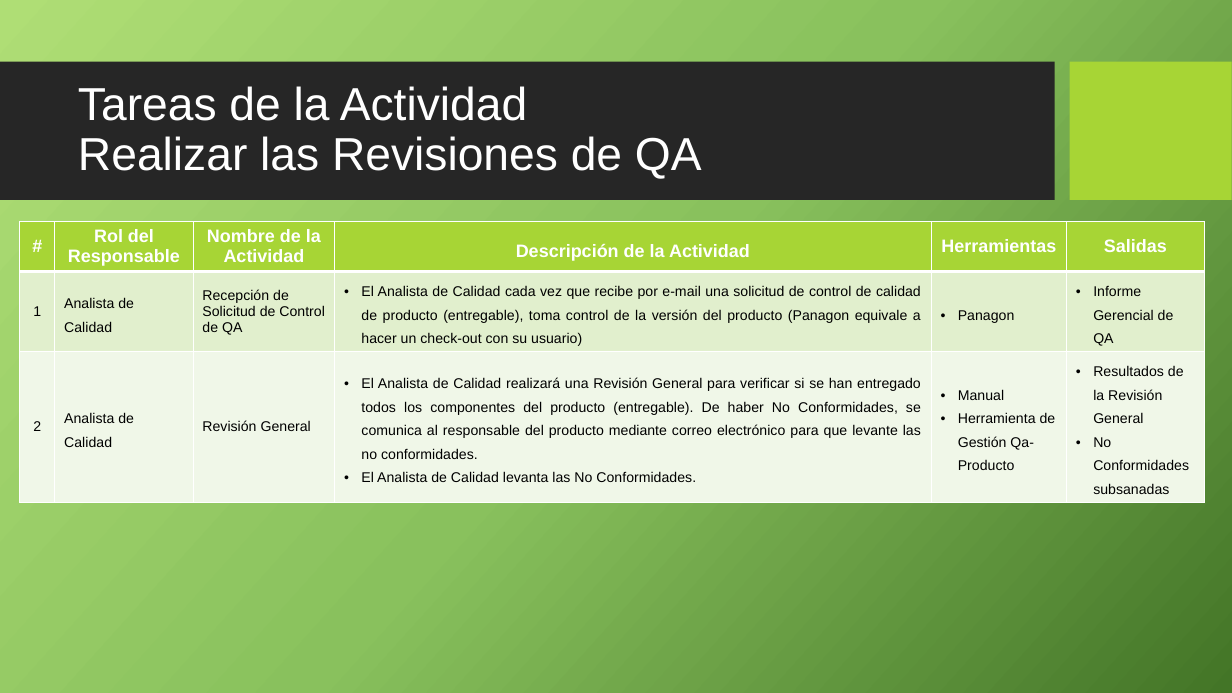
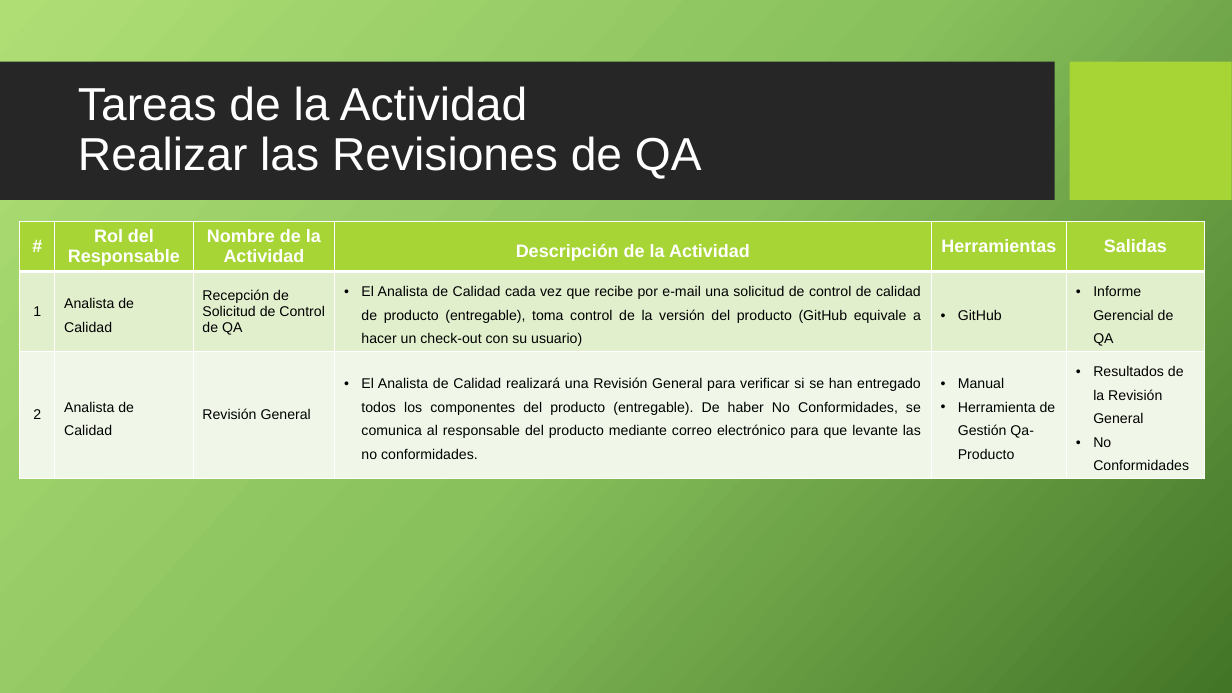
Before and after one commit to cjbensan/sistema-facturacion-inventario, a slide deck: slide 18 of CMMI-Nivel-2/PPQA/PACPPQA_0.1_2015.pptx. Drawn at 1232x693 pixels with LibreOffice and Linux fonts; fonts in the diff are those of the drawing; background and template pictures are left out. Boxes give left, top, right and bottom in pixels: in the first picture for what was removed or moved away, otherwise in the second. Text is boxed around its words. In the diff, an @@ line names an element or a change of style, - is before the commit and + after.

```diff
--- a/CMMI-Nivel-2/PPQA/PACPPQA_0.1_2015.pptx
+++ b/CMMI-Nivel-2/PPQA/PACPPQA_0.1_2015.pptx
@@ table at [19,222,1204,493] @@
-row 2, column 4: El Analista de Calidad cada vez que recibe por e-mail una solicitud de control de calidad de producto (entregable), toma control de la versión del producto (Panagon equivale a hacer un check-out con su usuario)
+row 2, column 4: El Analista de Calidad cada vez que recibe por e-mail una solicitud de control de calidad de producto (entregable), toma control de la versión del producto (GitHub equivale a hacer un check-out con su usuario)
-row 2, column 5: Panagon
+row 2, column 5: GitHub
-row 3, column 4: El Analista de Calidad realizará una Revisión General para verificar si se han entregado todos los componentes del producto (entregable). De haber No Conformidades, se comunica al responsable del producto mediante correo electrónico para que levante las no conformidades. / El Analista de Calidad levanta las No Conformidades.
+row 3, column 4: El Analista de Calidad realizará una Revisión General para verificar si se han entregado todos los componentes del producto (entregable). De haber No Conformidades, se comunica al responsable del producto mediante correo electrónico para que levante las no conformidades.
-row 3, column 6: Resultados de la Revisión General / No Conformidades subsanadas
+row 3, column 6: Resultados de la Revisión General / No Conformidades
```
Also in this commit, not shown: 6 other slides changed.
